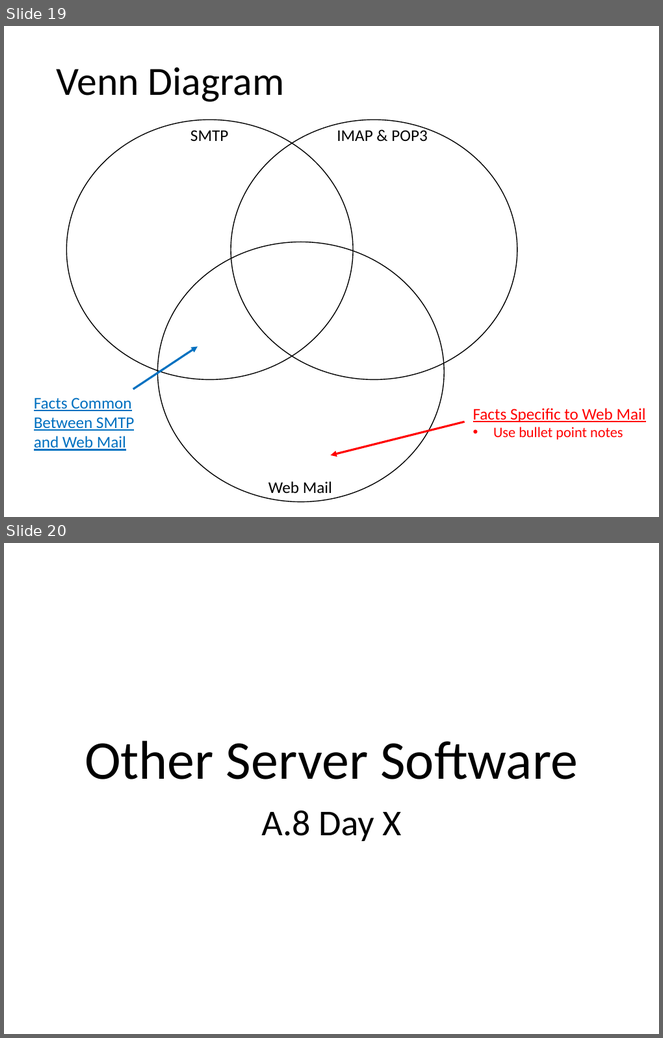
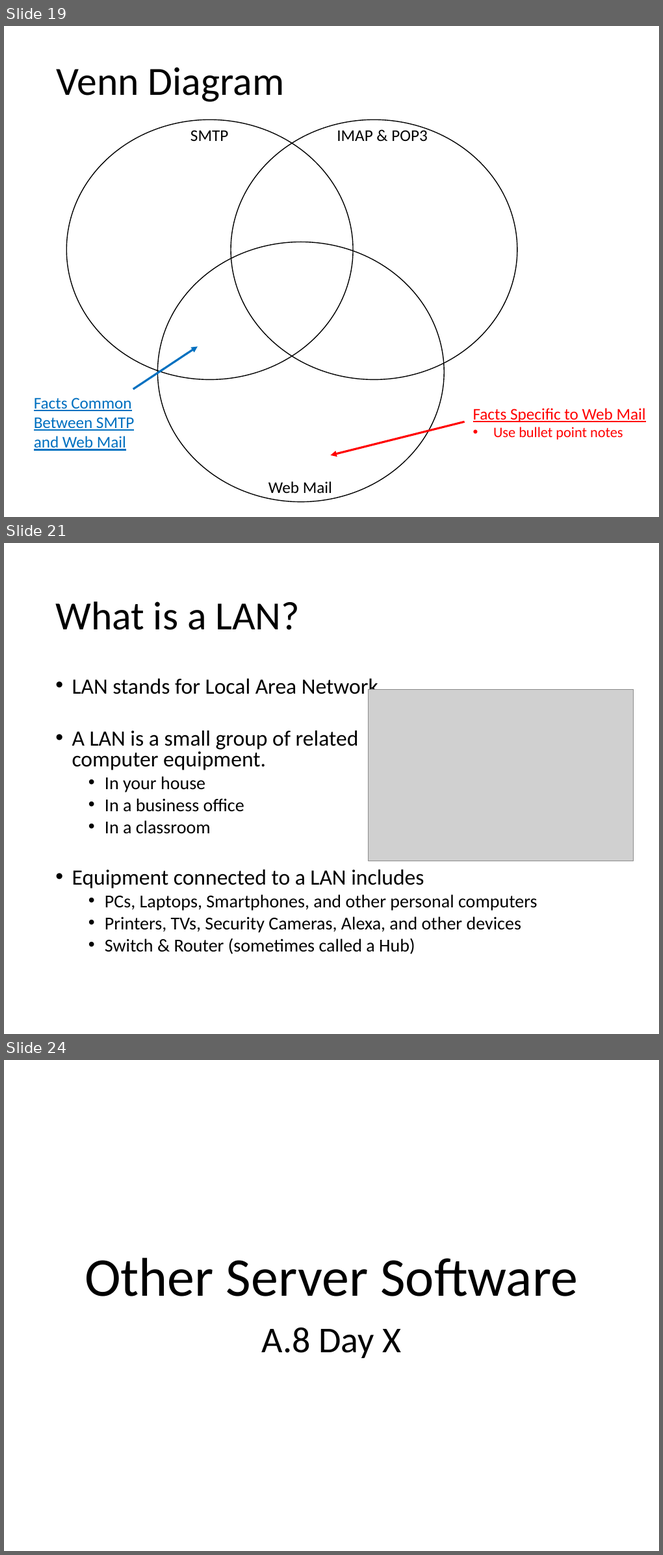
Before and after one commit to Greg5519/ICS3C0, a slide deck: Topic A Computer Systems/A.8 Lesson - World Wide Web.pptx. Shown one above the other, each under a label of ours: slides 19 and 20 before the commit, slides 19, 21 and 24 after it; the slides between them are not shown. The pictures are 663x1038 and 663x1555 pixels, drawn with LibreOffice and Linux fonts; fonts in the diff are those of the drawing; grey boxes stand for pictures. Boxes give left, top, right and bottom in pixels: in the first picture for what was removed or moved away, otherwise in the second. Text is boxed around its words. In the diff, an @@ line names an element or a change of style, - is before the commit and + after.

```diff
--- a/Topic A Computer Systems/A.8 Lesson - World Wide Web.pptx
+++ b/Topic A Computer Systems/A.8 Lesson - World Wide Web.pptx
@@ slide 21 added at box(4, 543, 659, 1034), background #FFFFFF @@
@@ title added at box(55, 601, 300, 630), 44 pt, text #000000 @@
+What is a LAN?
@@ text added at box(72, 678, 538, 954), 20 pt, text #000000 @@
+• LAN stands for Local Area Network
+• A LAN is a small group of related
+  computer equipment.
+  • In your house
+  • In a business office
+  • In a classroom
+• Equipment connected to a LAN includes
+  • PCs, Laptops, Smartphones, and other personal computers
+  • Printers, TVs, Security Cameras, Alexa, and other devices
+  • Switch & Router (sometimes called a Hub)
@@ picture added at box(368, 690, 634, 861) @@
@@ what was slide 20 is now slide 24 @@
```
Also in this commit, not shown: 5 other slides added, 2 other files.
